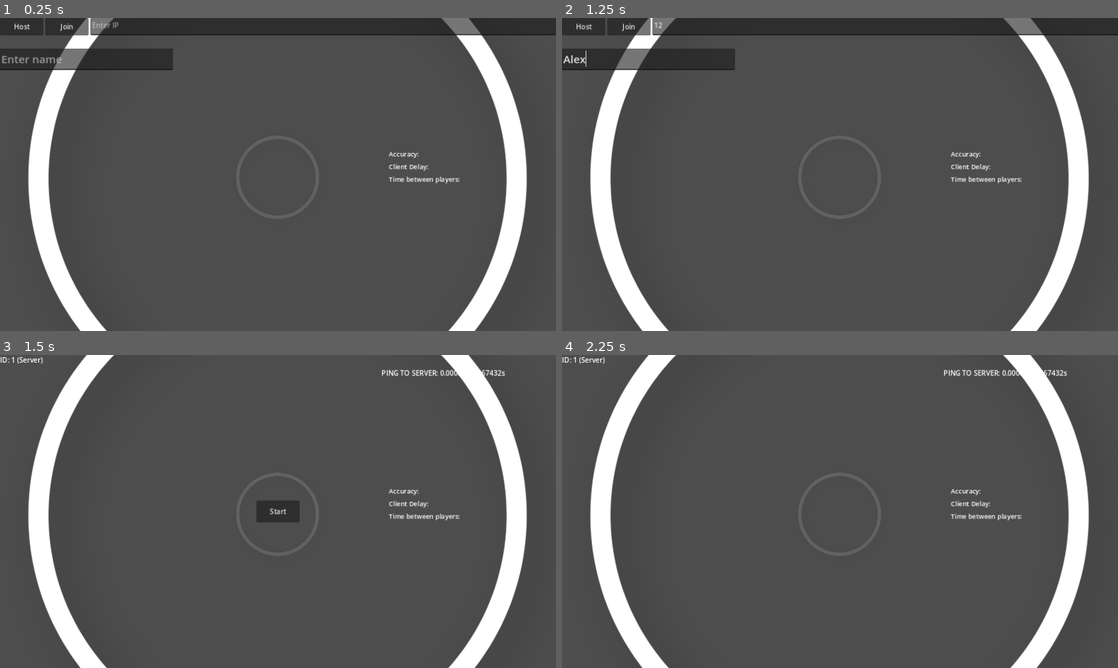
Above: before the commit, frames 1-4 (two rows, left to right).
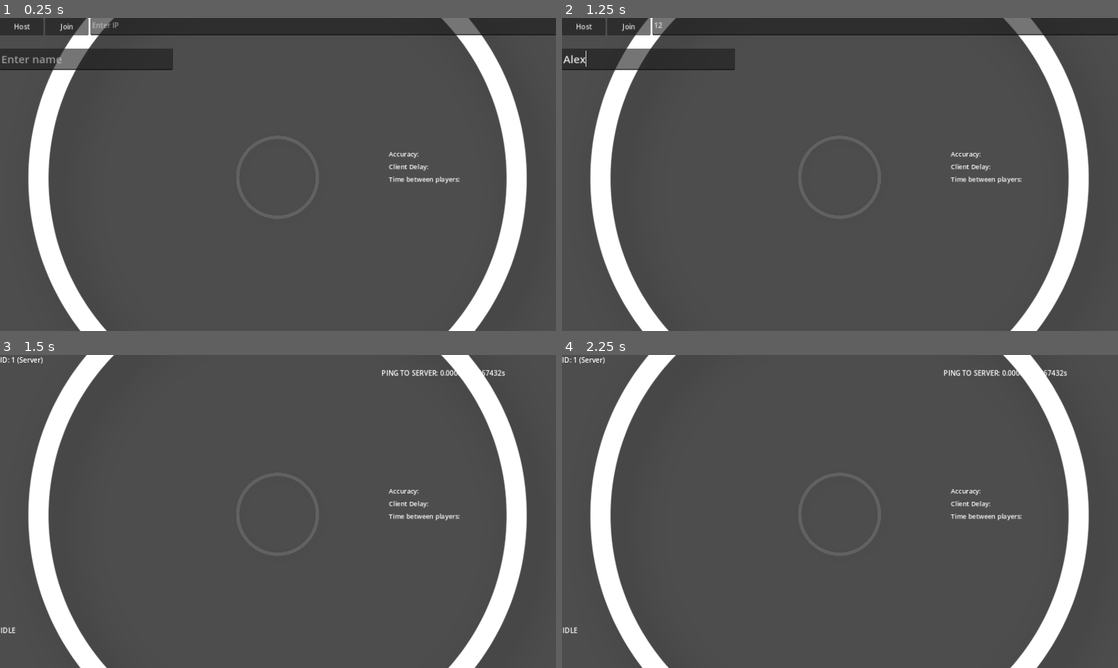
Above: after the commit, the same moments.

Repository: lokasc/rsPrototype
Game: Godot game, scene res://beat_sync/beat_main.tscn
Same seed, same stepped clock (60 frames per second), same inputs: the game is played once before the commit and once after it. This scene is started directly instead of the project's main scene.
Inputs (mouse positions are in pixels of both pictures, inside the frame that each line leads up to):
- Up to frame 1 (0.25 s): no input
- Up to frame 2 (1.25 s): click (884, 27) at 0.52 s; type "12" at 0.6 s; click (650, 58) at 0.75 s; type "Alex" at 0.83 s
- Up to frame 3 (1.5 s): click "Host" at 1.25 s
- Up to frame 4 (2.25 s): click (840, 511) at 2 s, where only the run before the commit has a clickable "Start"

Frames 1-2 are identical in both runs. In frame 3, 0.5% of the frame differs, in the area x 0-54%, y 46-89%; in frame 4, less than 0.1%.

Commit message:
Added a state indicator

Diff:
--- a/beat_sync/beat_main.tscn
+++ b/beat_sync/beat_main.tscn
@@ -138,6 +138,14 @@
 offset_right = 40.0
 offset_bottom = 23.0
 
+[node name="StateIndicator" type="Label" parent="UI/InGameUI"]
+custom_minimum_size = Vector2(200, 50)
+layout_mode = 0
+offset_left = 1.0
+offset_top = 622.0
+offset_right = 201.0
+offset_bottom = 722.0
+
 [node name="VBoxContainer" type="VBoxContainer" parent="UI/InGameUI"]
 layout_mode = 0
 offset_left = 878.0
--- a/beat_sync/multiplayer_controller.gd
+++ b/beat_sync/multiplayer_controller.gd
@@ -107,6 +107,7 @@
 
 # call rpc here, ignores the await in game loop.
 func _physics_process(delta):
+	state_indicator(current_state)
 
 	_current_ping_timer += delta
 
@@ -224,6 +225,10 @@
 	if current_state != GAME_STATE.STATE_RUNNING:
 		return
 	accuracy = 123456789
+	if !multiplayer.is_server():
+		send_press_time.rpc_id(1, accuracy, Time.get_unix_time_from_system())
+	set_accuracy()
+	$"../Countdowns/StatsContainer/ButtonPressDelay".text = "Time between players: WAITING"
 	switch_state(current_state, GAME_STATE.STATE_RESULTS)
 
 func _on_sound_timer_timeout():
@@ -262,12 +267,12 @@
 
 	if old == 2 && new == 0:
 		pass
-	print("old:" + str(old) + " to " + "new:" + str(new))
+	#print("old:" + str(old) + " to " + "new:" + str(new))
 
 func on_client_ready_signal():
 	if multiplayer.is_server():
 		return
-	print("signal emitted")
+	#print("signal emitted")
 
 
 ### NETWORKING ###
@@ -309,7 +314,7 @@
 	game_ui.visible = true
 	player_name = net_ui.get_child(1).text
 	(game_ui.get_child(0) as Label).text = "ID: " + str(multiplayer.get_unique_id()) + " (Server)"
-	game_ui.get_node("StartGameButton").visible = true # SOLOTEST
+	#game_ui.get_node("StartGameButton").visible = true # SOLOTEST
 
 func _on_join_button_button_down():
 	var input_ip = (get_node("/root/BeatMain/UI/NetUI/HBoxContainer/IP") as TextEdit).text
@@ -422,3 +427,14 @@
 func pong(start_time :float):
 	final_ping_time = Time.get_unix_time_from_system() - start_time
 	$"../UI/InGameUI/VBoxContainer/Ping".text = "PING TO SERVER: " + str(final_ping_time) + "s"
+
+func state_indicator(state):
+	var string
+	match state:
+		GAME_STATE.STATE_IDLE:
+			string = "IDLE"
+		GAME_STATE.STATE_RUNNING:
+			string = "RUNNING"
+		GAME_STATE.STATE_RESULTS:
+			string = "RESULTS"
+	$"../UI/InGameUI/StateIndicator".text = string
